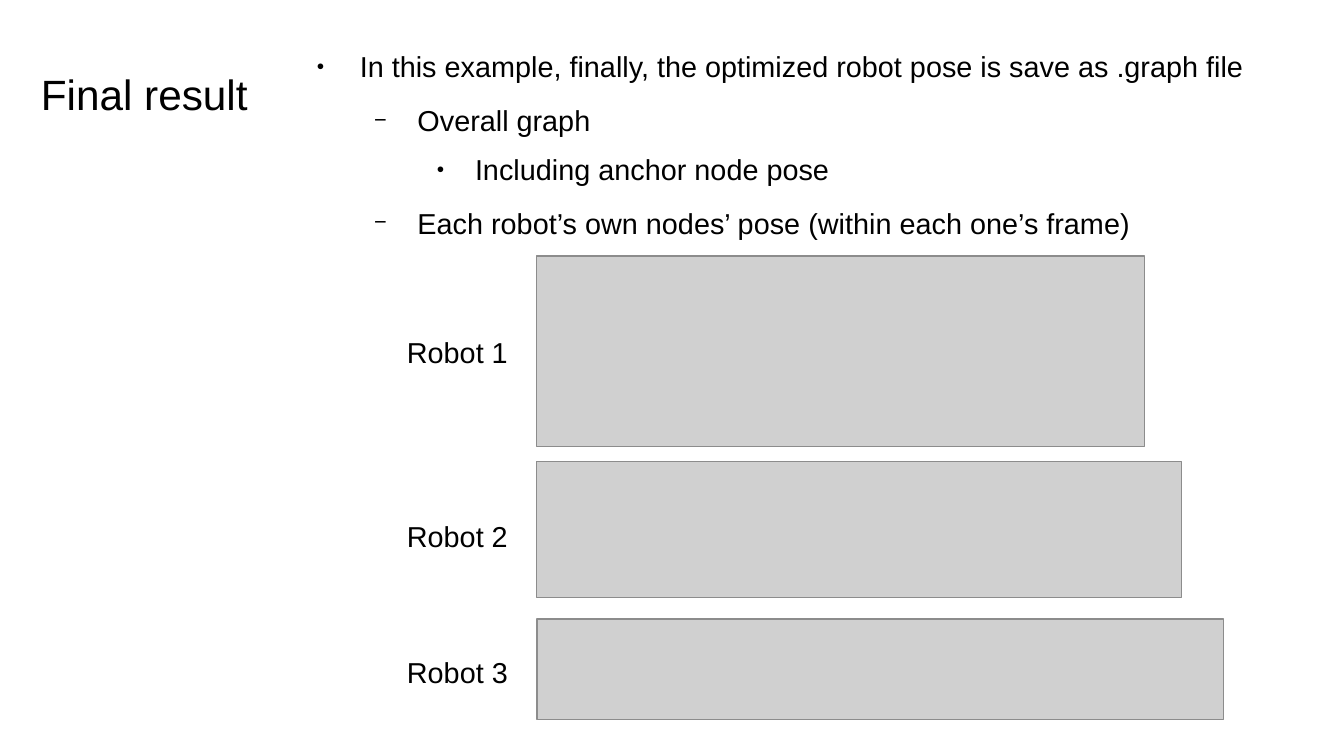
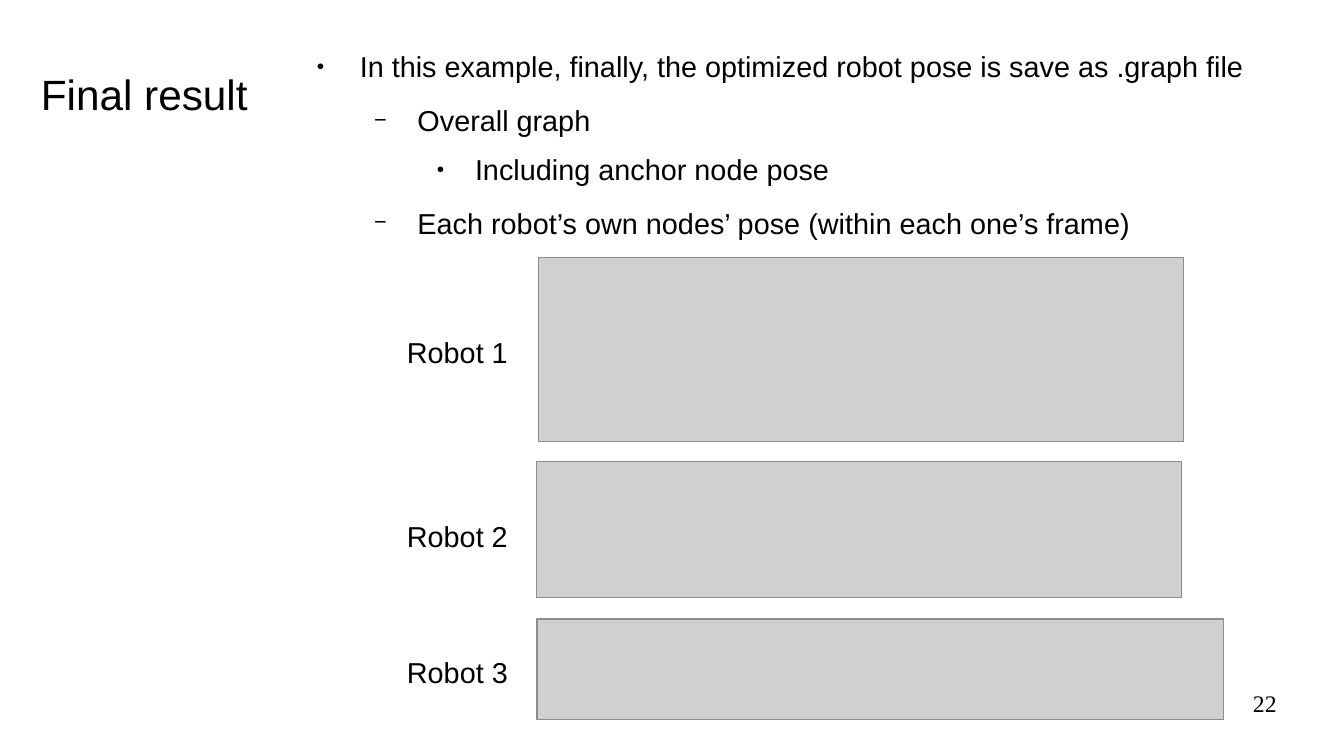
Before and after one commit to gisbi-kim/multi-robot-isam-example, a slide deck: slide 22 of docs/multirobot.odp. Drawn at 1344x756 pixels with LibreOffice and Linux fonts; fonts in the diff are those of the drawing; grey boxes stand for pictures. Boxes give left, top, right and bottom in pixels: in the first picture for what was removed or moved away, otherwise in the second. Text is boxed around its words. In the diff, an @@ line names an element or a change of style, - is before the commit and + after.

```diff
--- a/docs/multirobot.odp
+++ b/docs/multirobot.odp
@@ picture: place and size @@
-picture at bbox=[537, 256, 1145, 446]
+picture at bbox=[538, 257, 1183, 441]
@@ page number added at bbox=[1253, 696, 1277, 712], 14 pt, text #000000 @@
+22
```
Also in this commit, not shown: 22 other slides changed, 4 other files.
